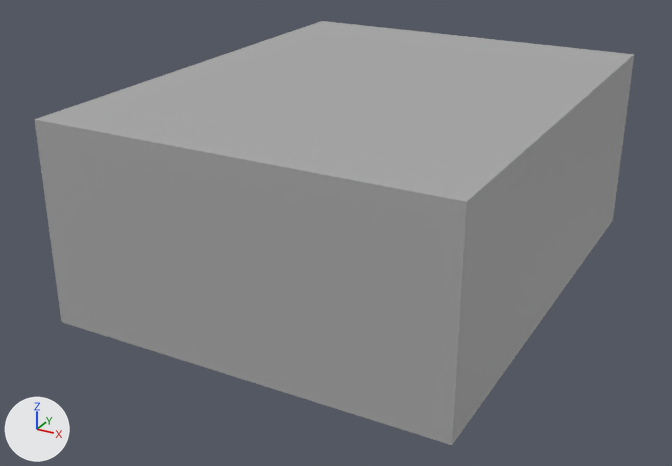
The FBX model Meshes/Hull.fbx as it was, and as the next commit left it.
Both versions are drawn from a 50 mm lens placed at (1.61, -3.22, 1.73), pointed at (-0.08, -0.15, 0.19). Lighting does not change. The marker at lower left points along +X, +Y and +Z. Where no turn or scale is listed for an object, it has been applied to the vertices.

In view in the first picture: 'Hull'.
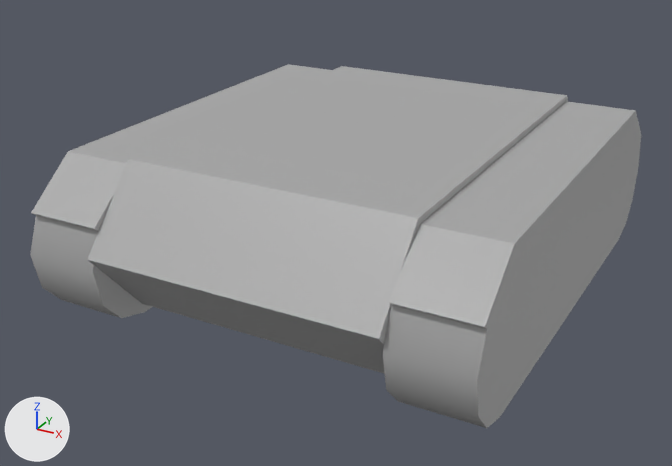
Changed parts and their boxes [x1, y1, x2, y2] in the pictures (672 x 466 px):
'Hull', reshaped (14% shorter)
    before: [34, 21, 634, 445]
    after: [30, 64, 642, 428]

Diff of the bpy script that builds the scene:
```diff
--- a/Meshes/Hull.fbx.py
+++ b/Meshes/Hull.fbx.py
@@ me_mesh @@
 # used by ob_hull; location = (0.0, 0.0, 0.0)
-me_mesh.from_pydata(...)  # 8 vertices, 6 faces; spans x -0.79..0.79, y -1.0..1.0, z 0.0..0.79
+me_mesh.from_pydata(...)  # 92 vertices, 86 faces; spans x -0.87..0.87, y -1.06..1.06, z 0.0..0.63
+# me_mesh part 1: the whole mesh is rebuilt
 me_mesh.materials.append(mat_standardsurface1)
```
